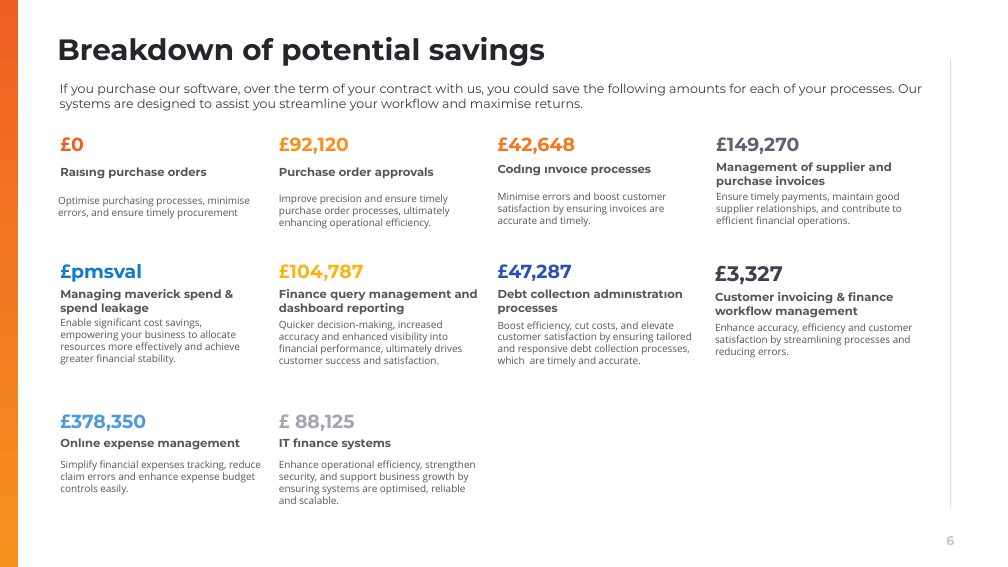
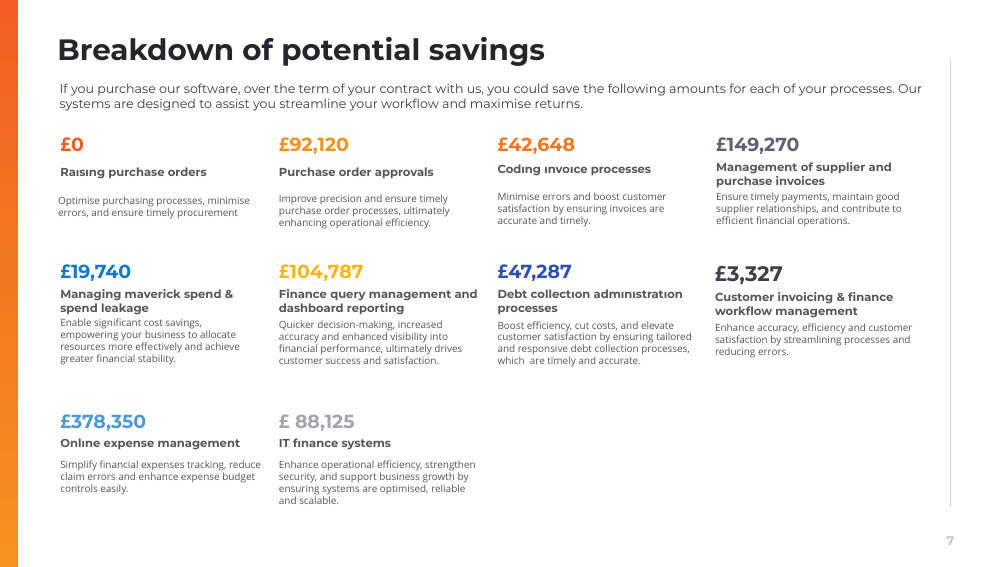
Before and after one commit to muratozdemirpiblo/ppt-api, a slide deck: slide 7 of output.pptx (slide 6 before the commit). Drawn at 1008x567 pixels with LibreOffice and Linux fonts; fonts in the diff are those of the drawing; background and template pictures are left out. Boxes give left, top, right and bottom in pixels: in the first picture for what was removed or moved away, otherwise in the second. Text is boxed around its words. In the diff, an @@ line names an element or a change of style, - is before the commit and + after.

```diff
--- a/output.pptx
+++ b/output.pptx
@@ text at (60, 264, 131, 281): text changed @@
-£pmsval
+£19,740
@@ page number at (947, 536, 955, 545): text changed @@
-6
+7
```
Also in this commit, not shown: 5 other slides changed, 1 slide added, 2 other files.
